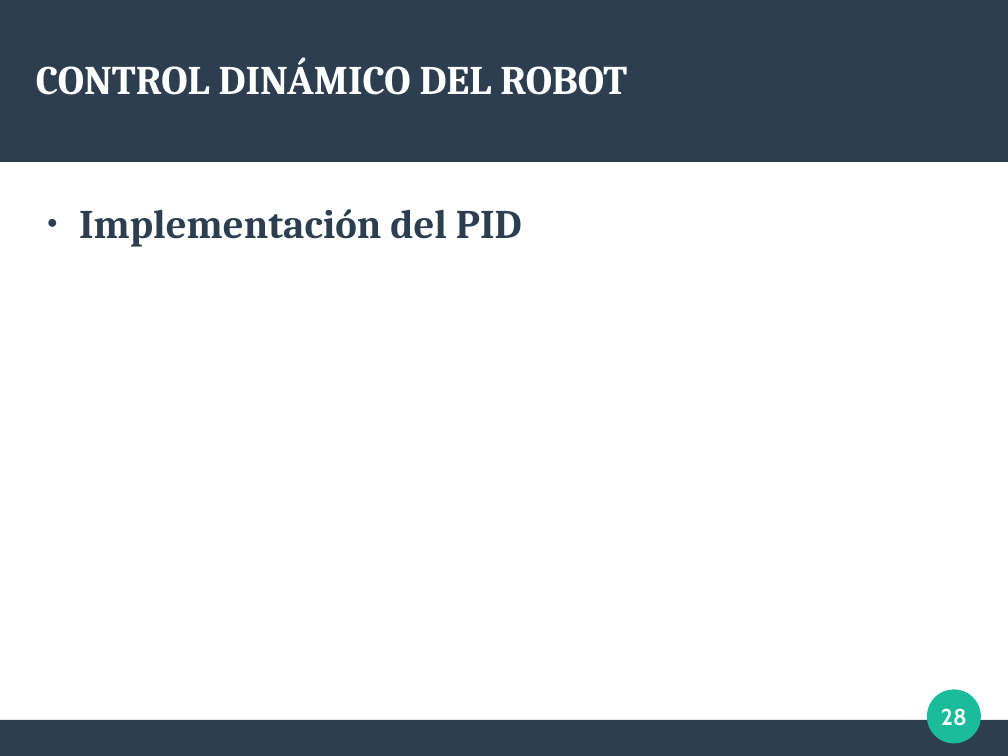
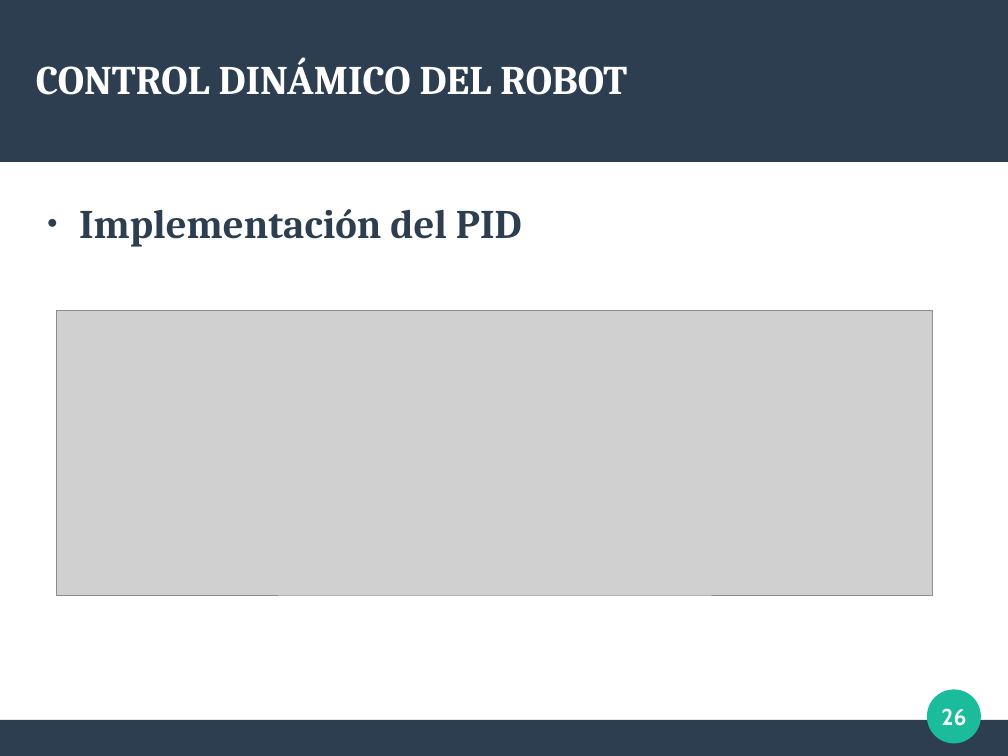
Before and after one commit to Arrivederccimamasita/Robot_RRR_CyPR, a slide deck: slide 26 of Presentacion_defensa/defensa.odp (slide 28 before the commit). Drawn at 1008x756 pixels with LibreOffice and Linux fonts; fonts in the diff are those of the drawing; grey boxes stand for pictures. Boxes give left, top, right and bottom in pixels: in the first picture for what was removed or moved away, otherwise in the second. Text is boxed around its words. In the diff, an @@ line names an element or a change of style, - is before the commit and + after.

```diff
--- a/Presentacion_defensa/defensa.odp
+++ b/Presentacion_defensa/defensa.odp
@@ picture added at <box>57,311,933,595</box> @@
@@ page number at <box>941,708,966,726</box>: text changed @@
-28
+26
```
Also in this commit, not shown: 11 other slides changed, 7 slides added, 1 slide removed, 27 other files.
